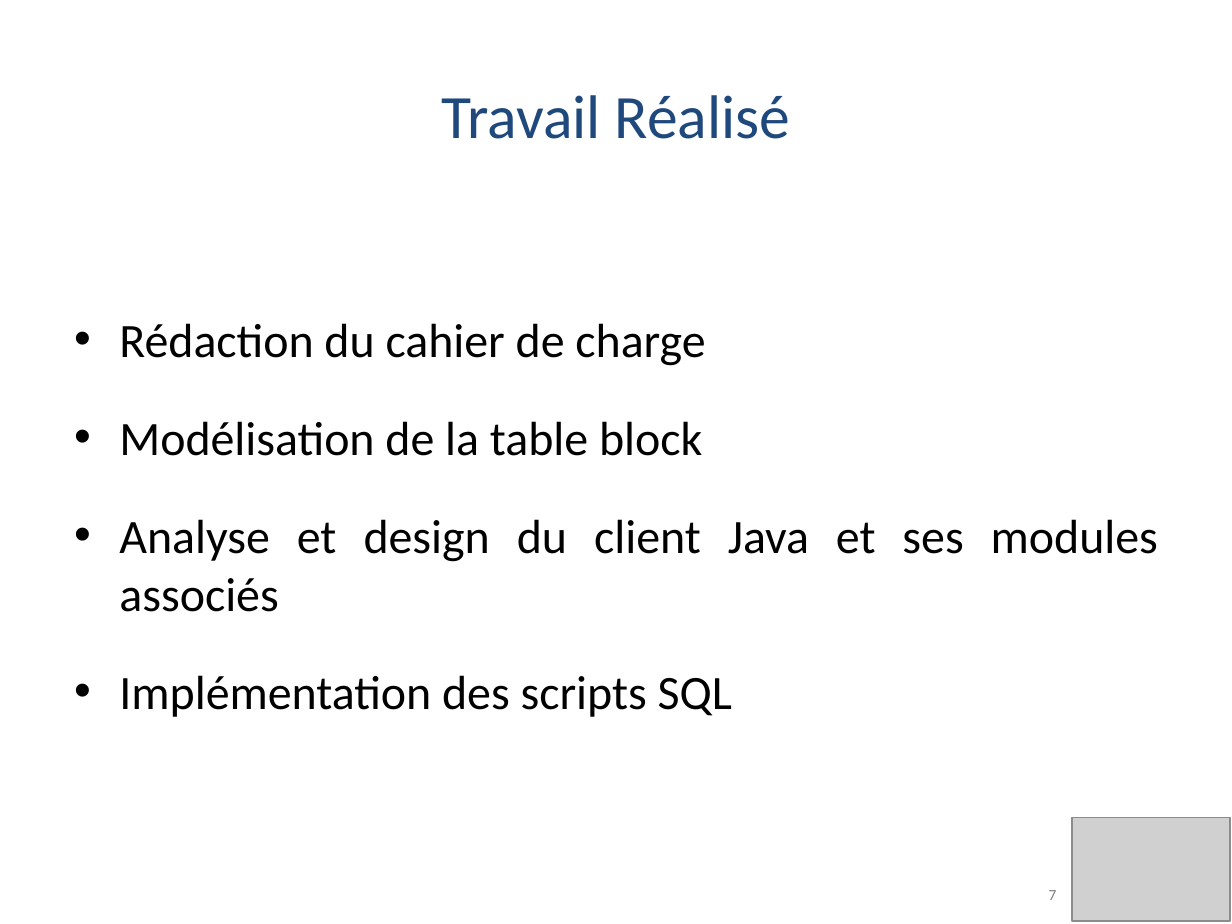
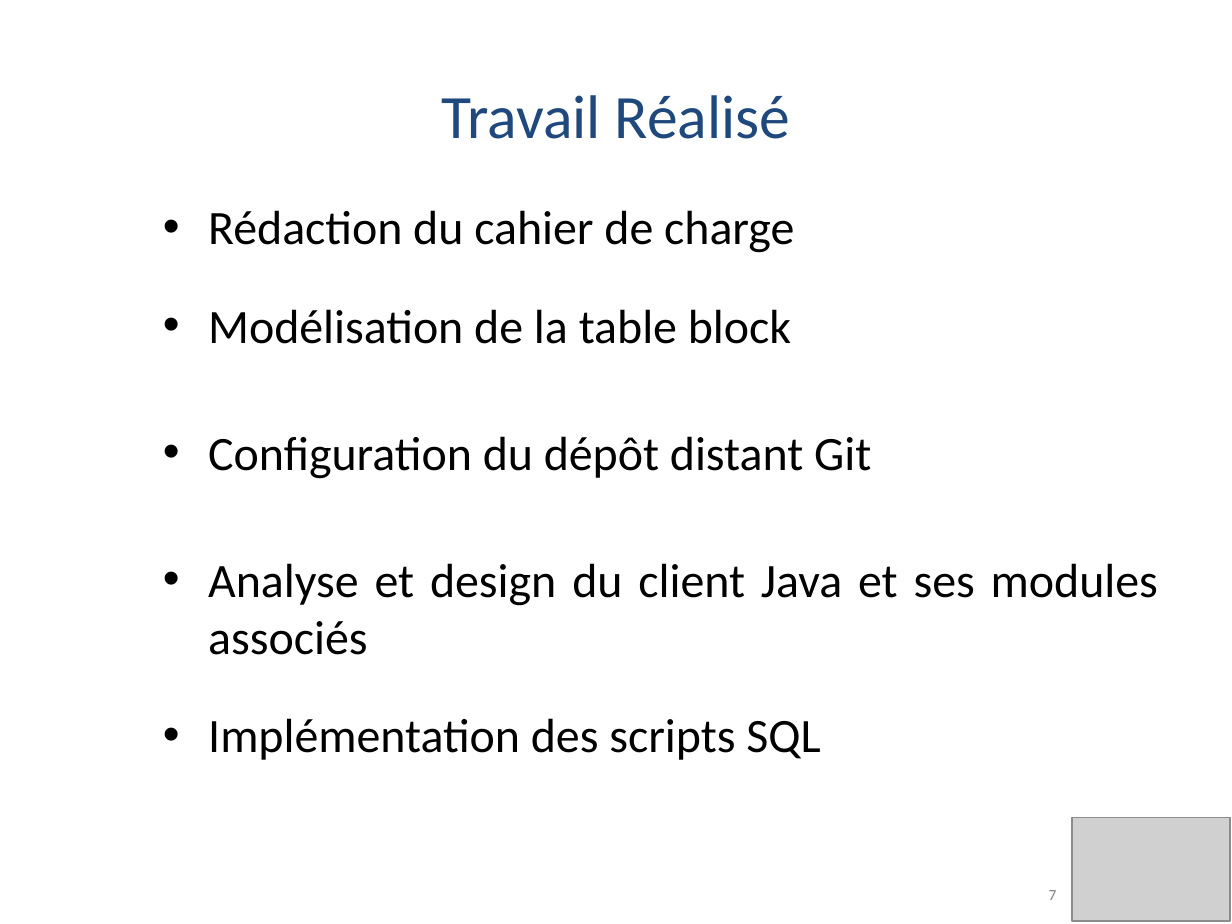
Before and after one commit to PierreSQS/Mubiz, a slide deck: slide 7 of Documents/Soutenance_Final_Pierre_et_Odile-20170314.pptx. Drawn at 1232x924 pixels with LibreOffice and Linux fonts; fonts in the diff are those of the drawing; grey boxes stand for pictures; background and template pictures are left out. Boxes give left, top, right and bottom in pixels: in the first picture for what was removed or moved away, otherwise in the second. Text is boxed around its words. In the diff, an @@ line names an element or a change of style, - is before the commit and + after.

Commit message:
final changes before the formal presentation

```diff
--- a/Documents/Soutenance_Final_Pierre_et_Odile-20170314.pptx
+++ b/Documents/Soutenance_Final_Pierre_et_Odile-20170314.pptx
@@ text "Rédaction du cahier de charge" moved from (x1=119, y1=323, x2=1158, y2=717) to (x1=208, y1=210, x2=1158, y2=760) @@
@@ text at (x1=208, y1=436, x2=871, y2=479): paragraph added @@
+• Configuration du dépôt distant Git
```
